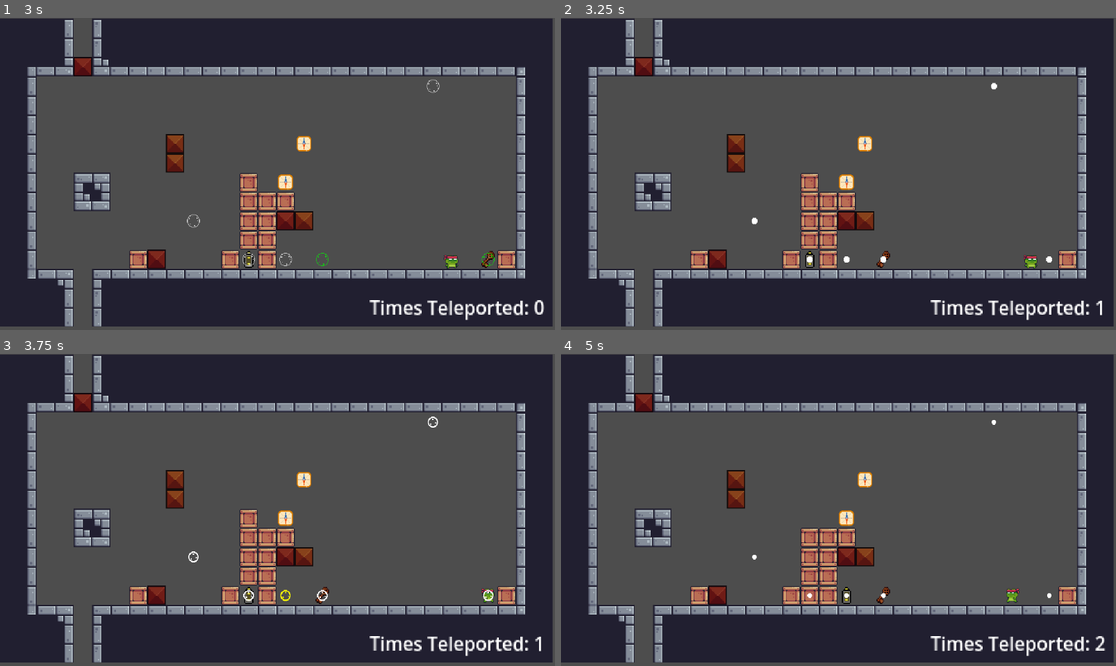
Above: before the commit, frames 1-4 (two rows, left to right).
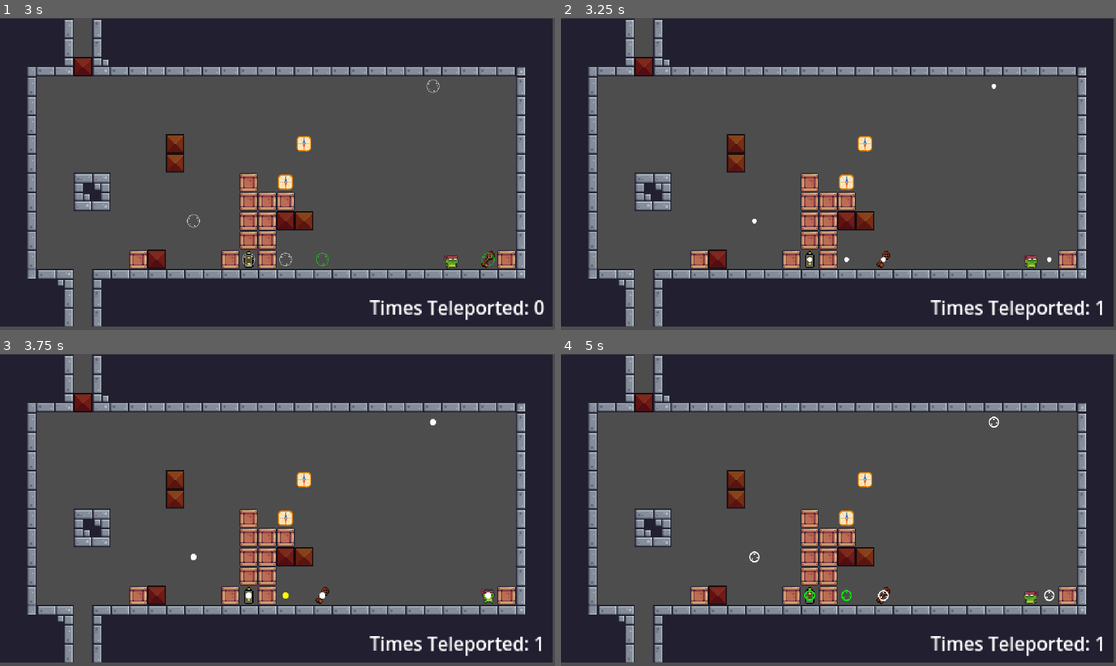
Above: after the commit, the same moments.

Repository: DoubleTrio/phazed
Game: Godot game, scene res://Scenes/Levels/level_debug2.tscn
Same seed, same stepped clock (60 frames per second), same inputs: the game is played once before the commit and once after it. This scene is started directly instead of the project's main scene.
Inputs (mouse positions are in pixels of both pictures, inside the frame that each line leads up to):
- Up to frame 1 (3 s): tap Enter at 0.5 s; move the mouse to (194, 220) at 0.52 s; hold Right (right) 0.53-1.28 s; click (194, 220) at 0.67 s; move the mouse to (432, 86) at 1.27 s; hold Down (down) 1.28-2.03 s; click (432, 86) at 1.42 s; move the mouse to (321, 258) at 2.02 s; hold Right (right) 2.03-2.78 s; click (321, 258) at 2.17 s; move the mouse to (488, 258) at 2.77 s; hold Shift (speed_up) from 2.78 s (still down); click (488, 258) at 2.92 s
- Up to frame 2 (3.25 s): keep holding Shift (speed_up)
- Up to frame 3 (3.75 s): move the mouse to (283, 594) at 3.52 s; release Shift (speed_up) at 3.53 s; hold Left (left) from 3.53 s (still down); click (283, 594) at 3.67 s
- Up to frame 4 (5 s): keep holding Left (left); tap Alt (pause, bound only after the commit) at 4.15 s; move the mouse to (810, 594) at 4.27 s; click (810, 594) at 4.42 s

Frame 1 is identical in both runs. In frame 2, less than 0.1% of the frame differs, in the area x 34-89%, y 20-79%; in frame 3, 0.3%; in frame 4, 0.9%, in the area x 33-99%, y 20-96%.

Commit message:
option key to speed up

Diff:
--- a/Scenes/Levels/level_14.tscn
+++ b/Scenes/Levels/level_14.tscn
@@ -10,8 +10,7 @@
 [ext_resource type="PackedScene" uid="uid://cubwp7yihpr51" path="res://Scenes/Entities/key.tscn" id="8_b2836"]
 [ext_resource type="Resource" uid="uid://bouag52a0gqmj" path="res://Scripts/Resources/orange.tres" id="9_mwrxk"]
 [ext_resource type="PackedScene" uid="uid://b0fs8hiag2xea" path="res://Scenes/Entities/box.tscn" id="10_x65xf"]
-[ext_resource type="Resource" uid="uid://bxf4lni0hem80" path="res://Scripts/Resources/red.tres" id="11_0vqiy"]
-[ext_resource type="Resource" path="res://Scripts/Resources/green.tres" id="11_v8a63"]
+[ext_resource type="Resource" uid="uid://14elp133yh5l" path="res://Scripts/Resources/green.tres" id="11_v8a63"]
 [ext_resource type="PackedScene" uid="uid://orkocvc34pjk" path="res://Scenes/teleport_manager.tscn" id="12_2w468"]
 [ext_resource type="PackedScene" uid="uid://dp43g47q8jjmd" path="res://Scenes/Entities/teleporter.tscn" id="13_dq0bv"]
 [ext_resource type="PackedScene" uid="uid://pqboxejsdn6r" path="res://Scenes/Entities/battery.tscn" id="14_rw3g3"]
@@ -366,7 +365,7 @@
 
 [node name="LockBlock4" parent="LevelScene/Blocks" instance=ExtResource("15_u5cnc")]
 position = Vector2(48, 32)
-color_code = ExtResource("11_0vqiy")
+color_code = ExtResource("9_mwrxk")
 
 [node name="lvl_button" parent="." instance=ExtResource("16_f5wle")]
 offset_left = -228.0
--- a/Scenes/Menu/control_panel.tscn
+++ b/Scenes/Menu/control_panel.tscn
@@ -21,6 +21,8 @@
 offset_top = -38.0
 offset_right = 456.0
 offset_bottom = 38.0
+grow_horizontal = 2
+grow_vertical = 2
 size_flags_vertical = 4
 tooltip_text = "TestTip"
 theme_override_constants/separation = 12
--- a/Scripts/Events/EntityEvent/global_fall_event.gd
+++ b/Scripts/Events/EntityEvent/global_fall_event.gd
@@ -94,7 +94,7 @@
 					)
 
 				var sprite
-				if (entity.contains_component("AnimatedSprite2D")):
+				if (entity.contains_component("AnimatedSprite2D") and entity is Character):
 					sprite = entity.get_component("AnimatedSprite2D") as AnimatedSprite2D
 
 					sprite.play("fall", 2)
--- a/Scripts/Menu/control_panel.gd
+++ b/Scripts/Menu/control_panel.gd
@@ -1,17 +1,18 @@
 extends Control
 
-@onready var restart_button = $VBoxContainer/HBoxContainer/RestartButton
-@onready var pause_button = $VBoxContainer/HBoxContainer/PauseButton
-@onready var speed_up_button = $VBoxContainer/HBoxContainer/SpeedUpButton
+@onready var restart_button = $VBoxContainer/HBoxContainer/RestartButton as TextureButton
+@onready var pause_button = $VBoxContainer/HBoxContainer/PauseButton as TextureButton
+@onready var speed_up_button = $VBoxContainer/HBoxContainer/SpeedUpButton as TextureButton
 
+# TODO: Disable the button instead of checking if paused?
 func _on_speed_up_button_button_down():
 	if !LevelScene.instance.paused:
-		Engine.time_scale = 2.2
+		LevelScene.instance.set_speed(LevelScene.Speed.FAST)
 
 
 func _on_speed_up_button_button_up():
 	if !LevelScene.instance.paused:
-		Engine.time_scale = 1
+		LevelScene.instance.set_speed(LevelScene.Speed.NORMAL)
 
 func _on_pause_button_button_down():
 	LevelScene.instance.paused = !LevelScene.instance.paused
--- a/Scripts/level_scene.gd
+++ b/Scripts/level_scene.gd
@@ -27,12 +27,14 @@
 @export var on_map_turn_start_scripts: Array[EntityEvent] = []
 @export var on_map_turn_end_scripts: Array[EntityEvent] = []
 
+enum Speed { PAUSED = 0, NORMAL = 1 , FAST = 2}
+
 var paused = false:
 	set(value):
 		if value:
-			Engine.time_scale = 0
+			set_speed(Speed.PAUSED)
 		else:
-			Engine.time_scale = 1
+			set_speed(Speed.NORMAL)
 
 		paused = value
 
@@ -58,6 +60,7 @@
 signal level_complete()
 
 signal level_start()
+
 
 
 
@@ -204,14 +207,18 @@
 	block.queue_free()
 
 
+func set_speed(speed: Speed):
+	Engine.time_scale = speed
+
 func _input(event):
 	if event.is_pressed():
 		level_start.emit()
+
 	if Input.is_action_just_pressed("pause"):
 		paused = !paused
 	else:
 		if !paused:
 			if Input.is_action_pressed("speed_up"):
-				Engine.time_scale = 2.2
+				set_speed(Speed.FAST)
 			else:
-				Engine.time_scale = 1
+				set_speed(Speed.NORMAL)
--- a/project.godot
+++ b/project.godot
@@ -63,7 +63,7 @@
 }
 pause={
 "deadzone": 0.5,
-"events": [Object(InputEventKey,"resource_local_to_scene":false,"resource_name":"","device":0,"window_id":0,"alt_pressed":false,"shift_pressed":false,"ctrl_pressed":false,"meta_pressed":false,"pressed":false,"keycode":0,"physical_keycode":32,"key_label":0,"unicode":0,"location":0,"echo":false,"script":null)
+"events": [Object(InputEventKey,"resource_local_to_scene":false,"resource_name":"","device":-1,"window_id":0,"alt_pressed":false,"shift_pressed":false,"ctrl_pressed":false,"meta_pressed":false,"pressed":false,"keycode":0,"physical_keycode":4194328,"key_label":0,"unicode":0,"location":0,"echo":false,"script":null)
 ]
 }
 
Not shown: 1 places in Scenes/Levels/level_14.tscn that only renumber resources
